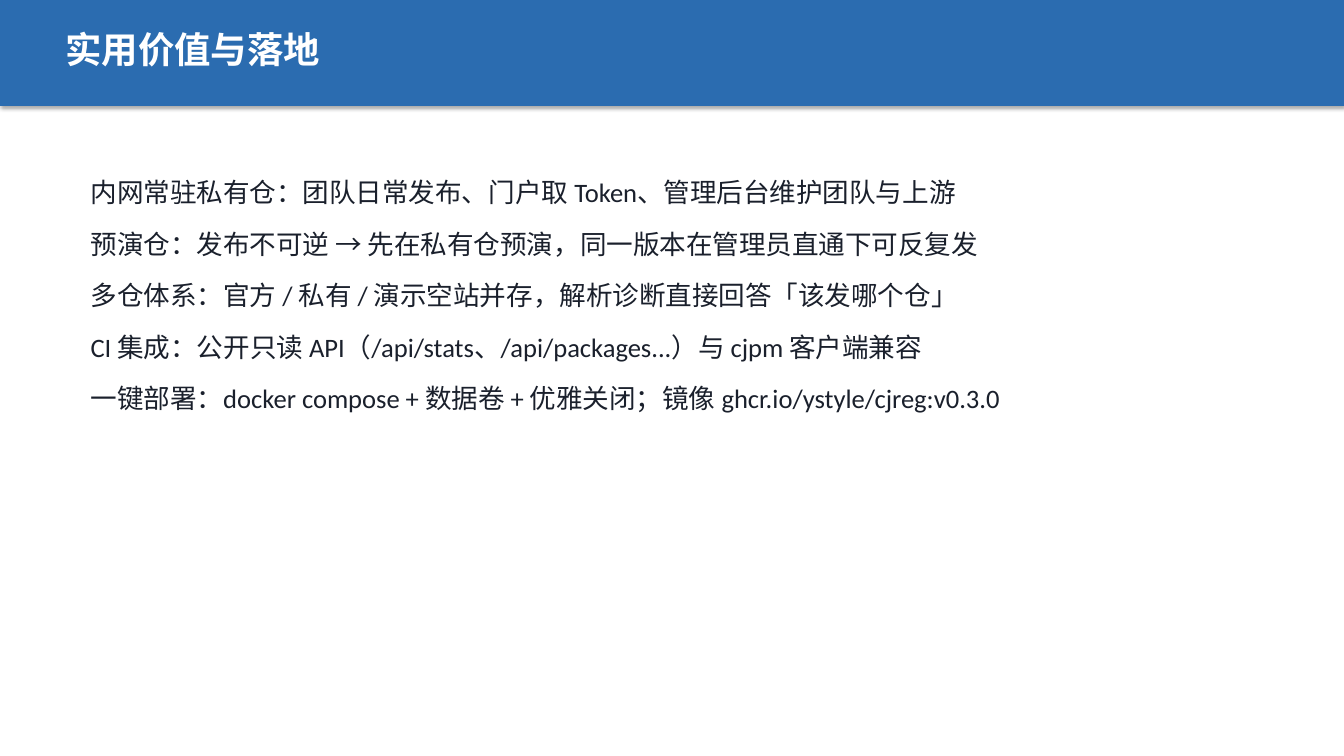
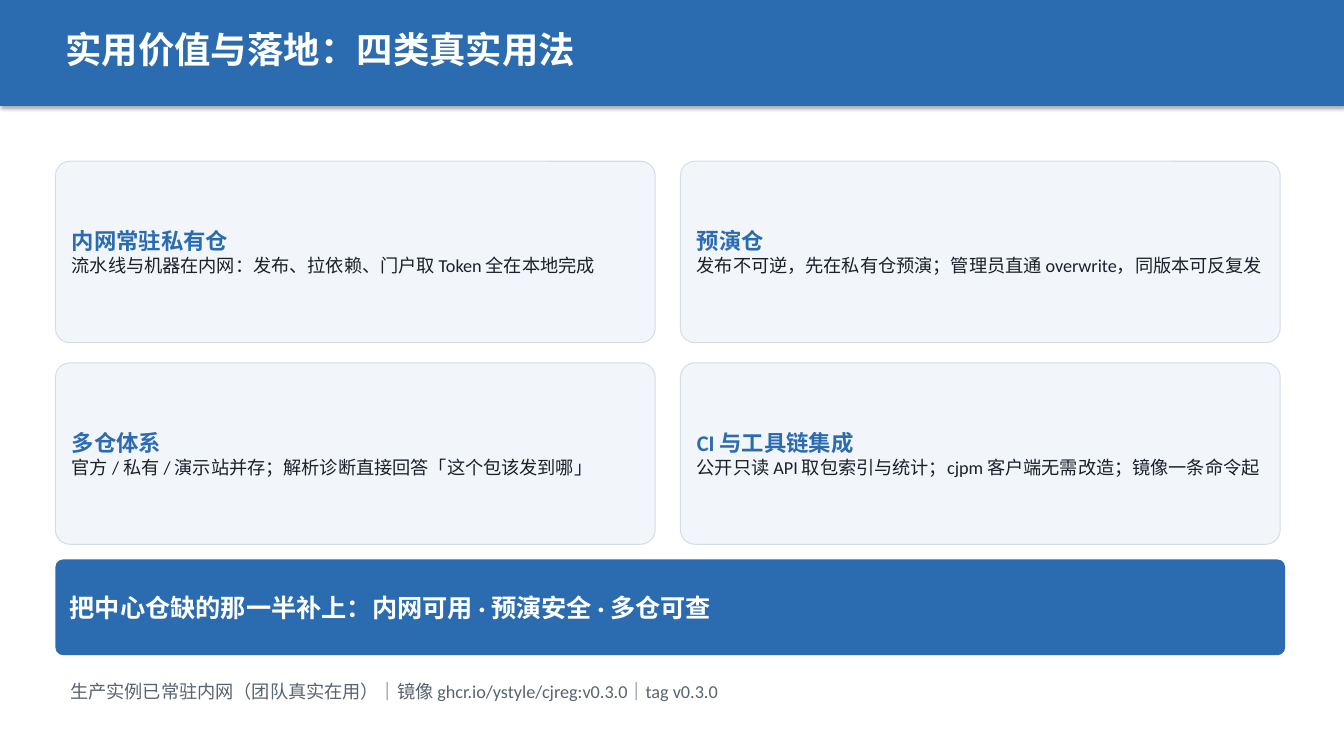
Before and after one commit to ystyle/cjreg, a slide deck: slide 10 of docs/finals-roadshow-v0.3.0.pptx. Drawn at 1344x756 pixels with LibreOffice and Linux fonts; fonts in the diff are those of the drawing. Boxes give left, top, right and bottom in pixels: in the first picture for what was removed or moved away, otherwise in the second. Text is boxed around its words. In the diff, an @@ line names an element or a change of style, - is before the commit and + after.

Commit message:
docs(ppt): 第 7/9/10 页改为图形式展示（状态机 / 双面板 / 四卡）
- 第 7 页（六态 + SSE）：四段状态机色块（pending→running→waiting_index→completed）+ 分支
  （failed / skipped）+ 三张要点卡（索引判据 / SSE 事件 / 可恢复）+ 底部一句话说明为什么需要
- 第 9 页（质量与性能）：左右双面板 —— 左「测试与验证」用大字号 1002 用例 · 91.3% + 四条证据；
  右「性能」用四组「大数字 + 一行口径」（索引 5.9×、吞吐 324 MiB/s、并发 414 req/s、内存 291 MiB）
- 第 10 页（实用价值）：2×2 场景卡（内网常驻 / 预演仓 / 多仓体系 / CI 集成）+ 高亮结论条

```diff
--- a/docs/finals-roadshow-v0.3.0.pptx
+++ b/docs/finals-roadshow-v0.3.0.pptx
@@ text at [65, 32, 575, 67]: text changed @@
-实用价值与落地
+实用价值与落地：四类真实用法
@@ rounded rectangle added at [55, 161, 655, 343], fill #F2F5F9, outline #D5DEE8 0.75 pt, 13 pt, text #1A202C @@
+内网常驻私有仓
+流水线与机器在内网：发布、拉依赖、门户取 Token 全在本地完成
@@ text removed at [91, 179, 1000, 413] @@
-内网常驻私有仓：团队日常发布、门户取 Token、管理后台维护团队与上游
-预演仓：发布不可逆 → 先在私有仓预演，同一版本在管理员直通下可反复发
-多仓体系：官方 / 私有 / 演示空站并存，解析诊断直接回答「该发哪个仓」
-CI 集成：公开只读 API（/api/stats、/api/packages...）与 cjpm 客户端兼容
-一键部署：docker compose + 数据卷 + 优雅关闭；镜像 ghcr.io/ystyle/cjreg:v0.3.0
@@ rounded rectangle added at [681, 161, 1280, 343], fill #F2F5F9, outline #D5DEE8 0.75 pt, 13 pt, text #1A202C @@
+预演仓
+发布不可逆，先在私有仓预演；管理员直通 overwrite，同版本可反复发
@@ rounded rectangle added at [55, 363, 655, 544], fill #F2F5F9, outline #D5DEE8 0.75 pt, 13 pt, text #1A202C @@
+多仓体系
+官方 / 私有 / 演示站并存；解析诊断直接回答「这个包该发到哪」
@@ rounded rectangle added at [681, 363, 1280, 544], fill #F2F5F9, outline #D5DEE8 0.75 pt, 13 pt, text #1A202C @@
+CI 与工具链集成
+公开只读 API 取包索引与统计；cjpm 客户端无需改造；镜像一条命令起
@@ rounded rectangle added at [55, 560, 1286, 655], fill #2B6CB0, 18 pt, text #FFFFFF, bold @@
+把中心仓缺的那一半补上：内网可用 · 预演安全 · 多仓可查
@@ text added at [70, 682, 718, 701], 13 pt, text #5A6370 @@
+生产实例已常驻内网（团队真实在用）｜镜像 ghcr.io/ystyle/cjreg:v0.3.0｜tag v0.3.0
```
Also in this commit, not shown: 2 other slides changed, 1 other file.
